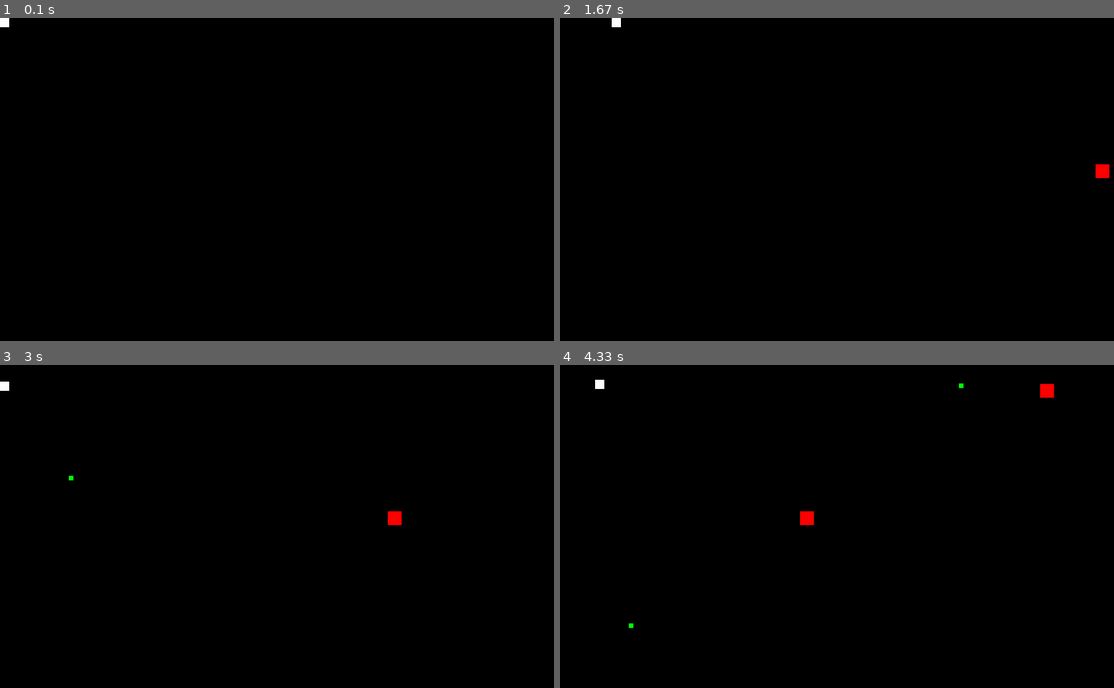
Above: before the commit, frames 1-4 (two rows, left to right).
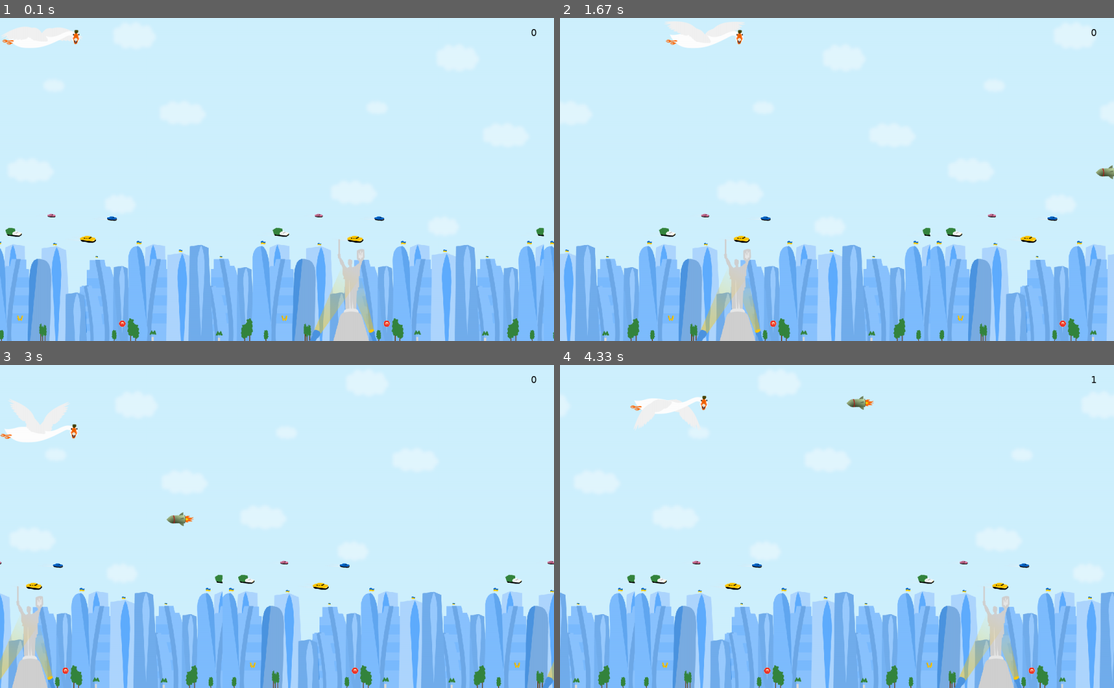
Above: after the commit, the same moments.

Repository: UginchusEducation/PyGame
Game: pygame game, started from main.py
The game is run twice, just before and just after one commit, with the same random seed, the same clock (stepped at 60 frames per second) and the same inputs.
Inputs:
- Up to frame 1 (0.1 s): no input
- Up to frame 2 (1.67 s): hold D 0.33-0.8 s; hold W 0.83-1.13 s; hold D 1.17-1.63 s
- Up to frame 3 (3 s): hold A 1.67-2.2 s; hold S 2.23-2.53 s; hold A 2.57-2.97 s
- Up to frame 4 (4.33 s): hold W 3-3.37 s; hold D 3.4-4.03 s; hold S from 4.07 s (still down)

The runs differ from the first frame. In frame 1, 100% of the frame differs, in the area x 0-100%, y 0-100%; in frame 2, 100%; in frame 3, 100%; in frame 4, 100%.

Commit message:
Add art into game

Diff:
--- a/main.py
+++ b/main.py
@@ -1,4 +1,5 @@
 import random
+import os
 
 import pygame
 from pygame.constants import QUIT, K_ESCAPE, K_s, K_w, K_a, K_d
@@ -10,6 +11,8 @@
 HEIGHT = 700
 WIDTH = 1200
 
+FONT = pygame.font.SysFont("Verdana", 20)
+
 COLOR_WHITE = (255, 255, 255)
 COLOR_BLACK = (0, 0, 0)
 COLOR_RED = (255, 0, 0)
@@ -17,30 +20,40 @@
 
 main_display = pygame.display.set_mode((WIDTH, HEIGHT))
 
+bg = pygame.transform.scale(pygame.image.load("Art/background.png"), (WIDTH, HEIGHT))
+bg_X1 = 0
+bg_X2 = bg.get_width()
+bg_move = 2
+
+PLAYER_IMAGE_PATH = "Art/Player"
+PLAYER_IMAGES = os.listdir(PLAYER_IMAGE_PATH)
+
+print(PLAYER_IMAGES)
+
 player_size = (20, 20)
-player = pygame.Surface(player_size)
-player.fill(COLOR_WHITE)
+player = pygame.image.load("Art/player.png").convert_alpha()
 player_rect = player.get_rect()
-player_move_down = [0, 1]
-player_move_up = [0, -1]
-player_move_right = [1, 0]
-player_move_left = [-1, 0]
+player_speed = 2
+player_move_down = [0, player_speed]
+player_move_up = [0, -player_speed]
+player_move_right = [player_speed, 0]
+player_move_left = [-player_speed, 0]
 
 
 def create_enemy():
-    enemy_size = (30, 30)
-    enemy = pygame.Surface(enemy_size)
-    enemy.fill(COLOR_RED)
-    enemy_rect = pygame.Rect(WIDTH, random.randint(0, HEIGHT), *enemy_size)
-    enemy_move = [random.randint(-3, -1), 0]
+    enemy_size = (60, 30)
+    enemy = pygame.transform.scale(
+        pygame.image.load("Art/enemy.png").convert_alpha(), enemy_size
+    )
+    enemy_rect = pygame.Rect(WIDTH + 60, random.randint(30, HEIGHT - 30), *enemy_size)
+    enemy_move = [random.randint(-6, -4), 0]
     return [enemy, enemy_rect, enemy_move]
 
 
 def create_bonus():
-    bonus_size = (10, 10)
-    bonus = pygame.Surface(bonus_size)
-    bonus.fill(COLOR_GREEN)
-    bonus_rect = pygame.Rect(random.randint(0, WIDTH), 0, *bonus_size)
+    bonus_size = (80, 120)
+    bonus = pygame.transform.scale(pygame.image.load("Art/bonus.png"), bonus_size)
+    bonus_rect = pygame.Rect(random.randint(30, WIDTH - 110), -120, *bonus_size)
     bonus_move = [0, random.randint(1, 3)]
     return [bonus, bonus_rect, bonus_move]
 
@@ -49,16 +62,22 @@
 pygame.time.set_timer(CREATE_ENEMY, 1500)
 
 CREATE_BONUS = pygame.USEREVENT + 2
-pygame.time.set_timer(CREATE_BONUS, 2000)
+pygame.time.set_timer(CREATE_BONUS, 3000)
+
+CHANGE_IMAGE = pygame.USEREVENT + 3
+pygame.time.set_timer(CHANGE_IMAGE, 200)
 
 enemies = []
+bonuses = []
 
-bonuses = []
+score = 0
+
+player_image_index = 0
 
 playing = True
 
 while playing:
-    FPS.tick(240)
+    FPS.tick(120)
     keys = pygame.key.get_pressed()
 
     for event in pygame.event.get():
@@ -68,8 +87,25 @@
             enemies.append(create_enemy())
         if event.type == CREATE_BONUS:
             bonuses.append(create_bonus())
+        if event.type == CHANGE_IMAGE:
+            player = pygame.image.load(
+                os.path.join(PLAYER_IMAGE_PATH, PLAYER_IMAGES[player_image_index])
+            )
+            player_image_index += 1
+            if player_image_index >= len(PLAYER_IMAGES):
+                player_image_index = 0
 
-    main_display.fill(COLOR_BLACK)
+    bg_X1 -= bg_move
+    bg_X2 -= bg_move
+
+    if bg_X1 < -bg.get_width():
+        bg_X1 = bg.get_width()
+
+    if bg_X2 < -bg.get_width():
+        bg_X2 = bg.get_width()
+
+    main_display.blit(bg, (bg_X1, 0))
+    main_display.blit(bg, (bg_X2, 0))
 
     if keys[K_s] and player_rect.bottom < HEIGHT:
         player_rect = player_rect.move(player_move_down)
@@ -87,10 +123,18 @@
         enemy[1] = enemy[1].move(enemy[2])
         main_display.blit(enemy[0], enemy[1])
 
+        if player_rect.colliderect(enemy[1]):
+            playing = False
+
     for bonus in bonuses:
         bonus[1] = bonus[1].move(bonus[2])
         main_display.blit(bonus[0], bonus[1])
 
+        if player_rect.colliderect(bonus[1]):
+            score += 1
+            bonuses.pop(bonuses.index(bonus))
+
+    main_display.blit(FONT.render(str(score), True, COLOR_BLACK), (WIDTH - 50, 20))
     main_display.blit(player, player_rect)
 
     pygame.display.flip()
Binary file added: Art/Player/1-1.png
Binary file added: Art/Player/1-2.png
Binary file added: Art/Player/1-3.png
Binary file added: Art/Player/1-4.png
Binary file added: Art/Player/1-5.png
Binary file added: Art/background.png
Binary file added: Art/bonus.png
Binary file added: Art/enemy.png
Binary file added: Art/player.png
